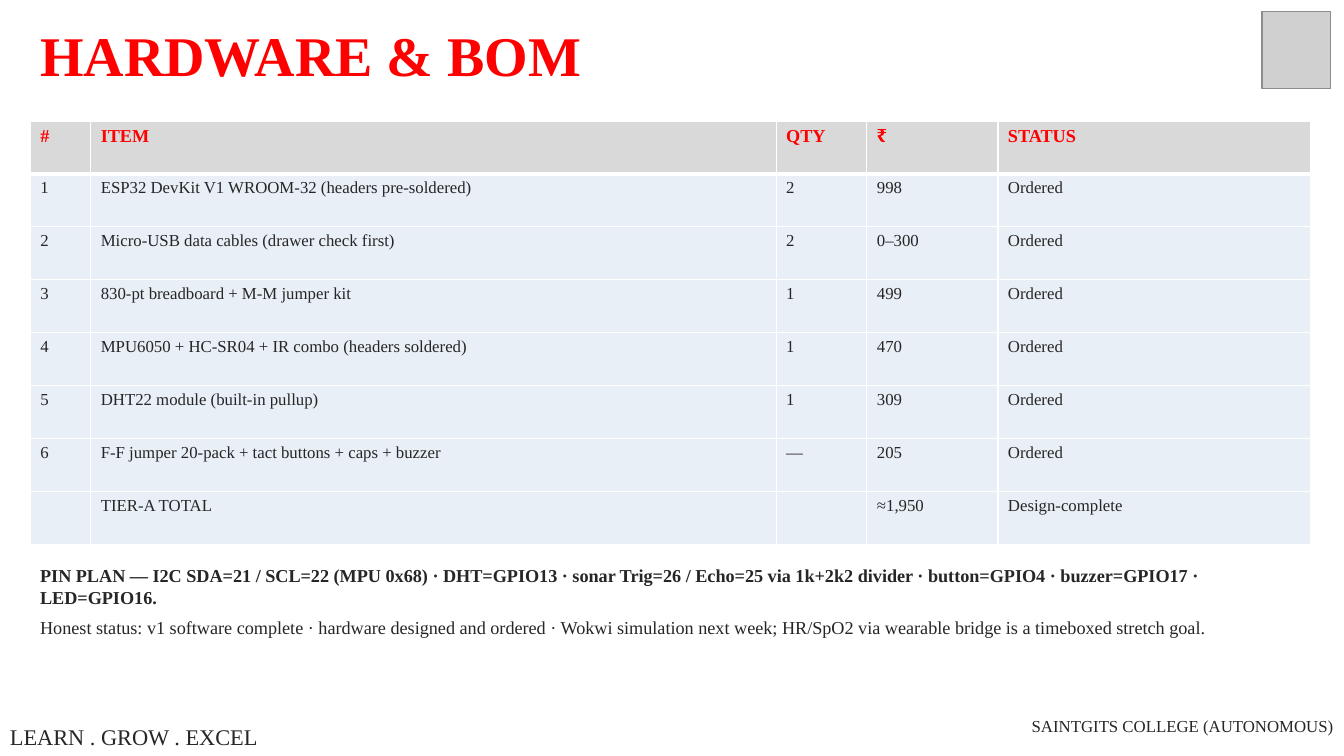
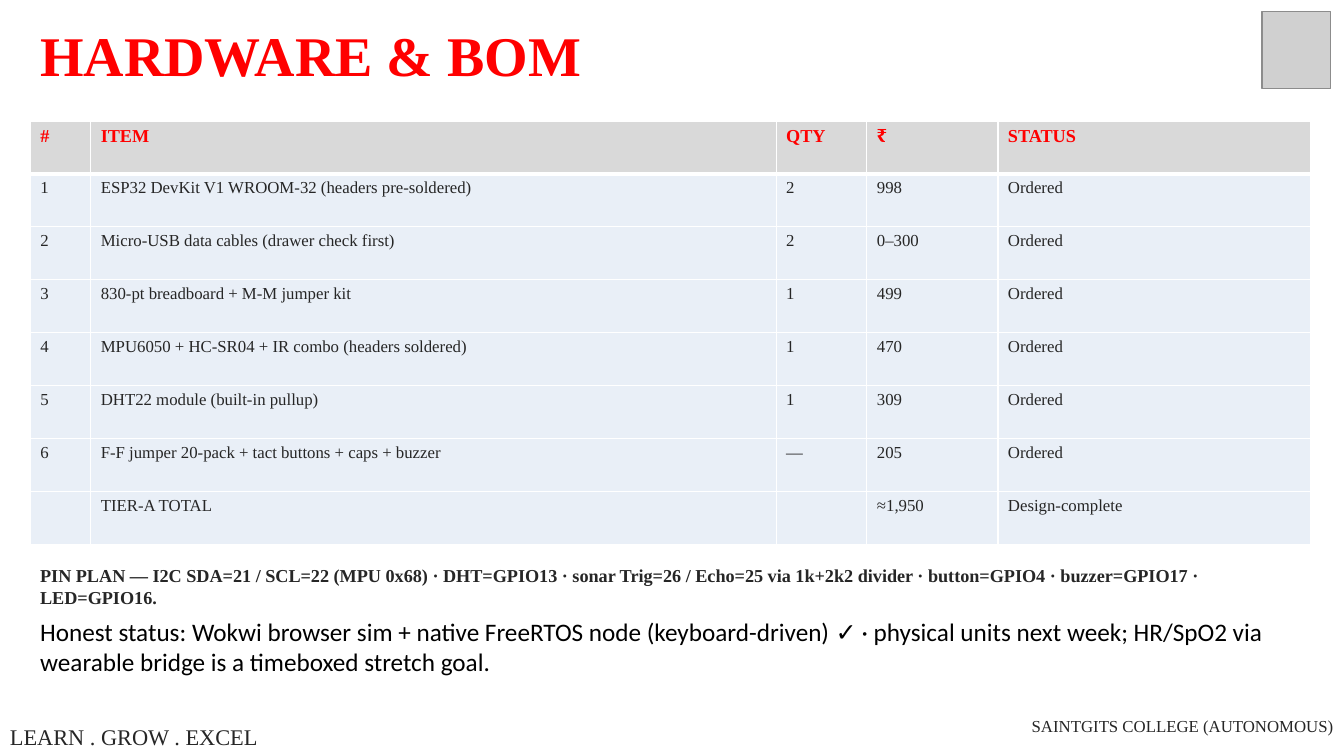
Before and after one commit to siddoit/KinetiQ, a slide deck: slide 7 of docs/final review/KINETIQ_V1_final_review.pptx. Drawn at 1344x756 pixels with LibreOffice and Linux fonts; fonts in the diff are those of the drawing; grey boxes stand for pictures. Boxes give left, top, right and bottom in pixels: in the first picture for what was removed or moved away, otherwise in the second. Text is boxed around its words. In the diff, an @@ line names an element or a change of style, - is before the commit and + after.

Commit message:
feat(v1): deterministic LLM options + native-RTOS truth-sync across README/report/deck

```diff
--- a/docs/final review/KINETIQ_V1_final_review.pptx
+++ b/docs/final review/KINETIQ_V1_final_review.pptx
@@ text at [40, 622, 1262, 676]: text changed; size 13 to 18 pt; font Times New Roman to Calibri; text colour #262626 to #000000 @@
-Honest status: v1 software complete · hardware designed and ordered · Wokwi simulation next week; HR/SpO2 via wearable bridge is a timeboxed stretch goal.
+Honest status: Wokwi browser sim + native FreeRTOS node (keyboard-driven) ✓ · physical units next week; HR/SpO2 via wearable bridge is a timeboxed stretch goal.
```
Also in this commit, not shown: 4 other files.
